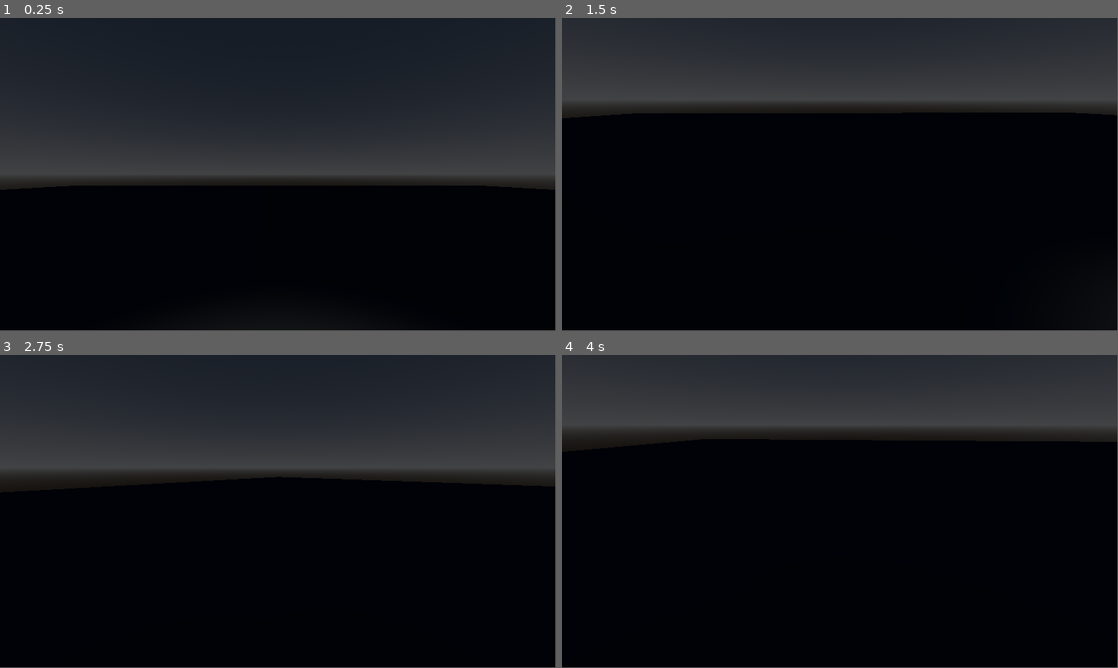
Above: before the commit, frames 1-4 (two rows, left to right).
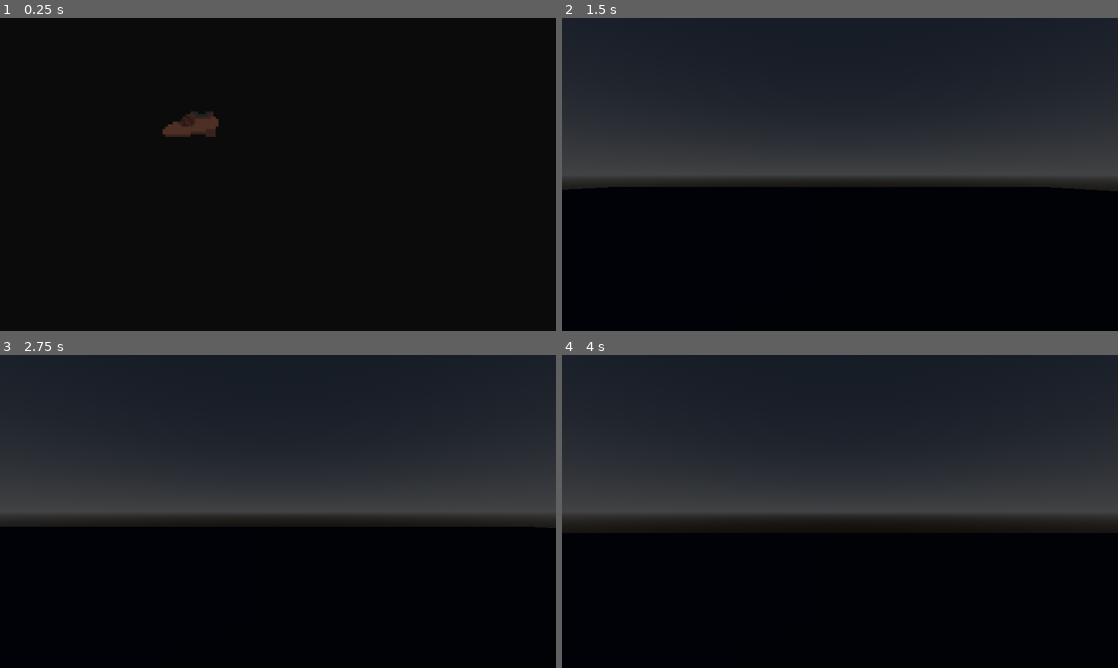
Above: after the commit, the same moments.

Repository: sammypanda/is-that-a-shoe
Game: Godot game, scene res://src/scenes/splash/splash.tscn
Two runs of this game, one before a commit and one after it. Both use one fixed random seed, a clock stepped at 60 frames per second and the inputs below. Before the commit the project starts from res://src/scenes/main/main.tscn.
Inputs (mouse positions are in pixels of both pictures, inside the frame that each line leads up to):
- Up to frame 1 (0.25 s): no input
- Up to frame 2 (1.5 s): move the mouse to (962, 158) at 0.52 s; hold D (move_right) 0.53-1.28 s; click (962, 158) at 0.67 s; move the mouse to (812, 174) at 1.27 s; hold W (move_forward) from 1.28 s (still down)
- Up to frame 3 (2.75 s): keep holding W (move_forward); tap Enter at 2 s; move the mouse to (289, 505) at 2.02 s
- Up to frame 4 (4 s): keep holding W (move_forward); tap Space at 2.75 s; move the mouse to (834, 514) at 2.77 s; tap Enter at 3.5 s; move the mouse to (878, 514) at 3.52 s
In our replay, the window is 799x449 before the commit and 800x450 after it. These sizes can differ from the game's own. Grey fills any space a smaller window leaves; there, only what the larger window draws over its background counts as a difference.

The runs differ from the first frame. In frame 1, 52% of the frame differs, in the area x 0-100%, y 0-54%; in frame 2, 31%; in frame 3, 16%; in frame 4, 37%.

Commit message:
added splash screen, icons and tweaked settings

Diff:
--- a/project.godot
+++ b/project.godot
@@ -11,9 +11,20 @@
 [application]
 
 config/name="Is that a shoe?!"
-run/main_scene="res://src/scenes/main/main.tscn"
+run/main_scene="res://src/scenes/splash/splash.tscn"
 config/features=PackedStringArray("4.0", "GL Compatibility")
-config/icon="res://icon.svg"
+boot_splash/show_image=false
+config/icon="res://icon.png"
+
+[display]
+
+window/size/mode=2
+window/stretch/mode="viewport"
+window/stretch/aspect="expand"
+
+[editor_plugins]
+
+enabled=PackedStringArray()
 
 [input]
 
@@ -47,3 +58,4 @@
 
 renderer/rendering_method="gl_compatibility"
 renderer/rendering_method.mobile="gl_compatibility"
+environment/defaults/default_clear_color=Color(0.0431373, 0.0431373, 0.0431373, 1)
--- /dev/null
+++ b/src/scenes/main/main.gd
@@ -0,0 +1 @@
+extends Node
--- a/src/scenes/main/main.tscn
+++ b/src/scenes/main/main.tscn
@@ -1,5 +1,6 @@
-[gd_scene load_steps=7 format=3 uid="uid://py1keqfdrmdc"]
+[gd_scene load_steps=8 format=3 uid="uid://py1keqfdrmdc"]
 
+[ext_resource type="Script" path="res://src/scenes/main/main.gd" id="1_124do"]
 [ext_resource type="PackedScene" uid="uid://yiy00cgrkt65" path="res://src/scenes/player/player.tscn" id="1_mbrpb"]
 
 [sub_resource type="ProceduralSkyMaterial" id="ProceduralSkyMaterial_edcxl"]
@@ -23,6 +24,7 @@
 size = Vector3(60, 2, 60)
 
 [node name="Main" type="Node"]
+script = ExtResource("1_124do")
 
 [node name="WorldEnvironment" type="WorldEnvironment" parent="."]
 environment = SubResource("Environment_5b3os")
--- a/src/scenes/player/player.gd
+++ b/src/scenes/player/player.gd
@@ -29,7 +29,7 @@
 			camera.rotate_x(-event.relative.y * look_sensitivity)
 			camera.rotation.x = clamp(camera.rotation.x, min_look_angle, max_look_angle)
 
-func _physics_process(delta):
+func _physics_process(_delta):
 	# --- Movement --- #
 	var direction = Vector3.ZERO
 
--- /dev/null
+++ b/src/scenes/splash/splash.tscn
@@ -0,0 +1,73 @@
+[gd_scene load_steps=5 format=3 uid="uid://c2bpafigqp2hw"]
+
+[ext_resource type="Texture2D" uid="uid://bshyhasbabcw5" path="res://src/textures/icons/shoe.png" id="2_wryrg"]
+
+[sub_resource type="GDScript" id="GDScript_3st0x"]
+script/source = "extends Node
+
+func _ready():
+	self.position = get_viewport().size/2
+
+func finish_splashing():
+	get_tree().change_scene_to_file(\"res://src/scenes/main/main.tscn\")
+
+func _on_animation_player_animation_finished(_anim_name):
+	finish_splashing()
+"
+
+[sub_resource type="Animation" id="Animation_e4br5"]
+resource_name = "shoe_anim"
+tracks/0/type = "bezier"
+tracks/0/imported = false
+tracks/0/enabled = true
+tracks/0/path = NodePath("Shoe:scale:x")
+tracks/0/interp = 1
+tracks/0/loop_wrap = true
+tracks/0/keys = {
+"handle_modes": PackedInt32Array(0, 0, 0),
+"points": PackedFloat32Array(0.05, -0.25, 0, 0.25, 0, 1, -0.25, 0, 0.25, 0, 0.05, -0.25, 0, 0.25, 0),
+"times": PackedFloat32Array(0, 0.5, 1)
+}
+tracks/1/type = "bezier"
+tracks/1/imported = false
+tracks/1/enabled = true
+tracks/1/path = NodePath("Shoe:scale:y")
+tracks/1/interp = 1
+tracks/1/loop_wrap = true
+tracks/1/keys = {
+"handle_modes": PackedInt32Array(0, 0, 0),
+"points": PackedFloat32Array(0.05, -0.25, 0, 0.25, 0, 1, -0.25, 0, 0.25, 0, 0.05, -0.25, 0, 0.25, 0),
+"times": PackedFloat32Array(0, 0.5, 1)
+}
+tracks/2/type = "bezier"
+tracks/2/imported = false
+tracks/2/enabled = true
+tracks/2/path = NodePath("Shoe:modulate:a")
+tracks/2/interp = 1
+tracks/2/loop_wrap = true
+tracks/2/keys = {
+"handle_modes": PackedInt32Array(0, 0, 0),
+"points": PackedFloat32Array(0, -0.25, 0, 0.25, 0, 1, -0.25, 0, 0.25, 0, 0, -0.25, 0, 0.25, 0),
+"times": PackedFloat32Array(0, 0.5, 1)
+}
+
+[sub_resource type="AnimationLibrary" id="AnimationLibrary_5jdcm"]
+_data = {
+"shoe_anim": SubResource("Animation_e4br5")
+}
+
+[node name="Splash" type="Node2D"]
+script = SubResource("GDScript_3st0x")
+
+[node name="Shoe" type="Sprite2D" parent="."]
+modulate = Color(1, 1, 1, 0)
+scale = Vector2(0.05, 0.05)
+texture = ExtResource("2_wryrg")
+
+[node name="AnimationPlayer" type="AnimationPlayer" parent="."]
+autoplay = "shoe_anim"
+libraries = {
+"": SubResource("AnimationLibrary_5jdcm")
+}
+
+[connection signal="animation_finished" from="AnimationPlayer" to="." method="_on_animation_player_animation_finished"]
Not shown, added: export_presets.cfg
Binary file added: icon.png
Not shown, added: icon.png.import
Binary file added: src/archives/icon-background-v1.aseprite
Binary file added: src/archives/icon-shoe-v1.aseprite
Binary file added: src/archives/icon-shoe-v1.png
Not shown, added: src/archives/icon-shoe-v1.png.import
Binary file added: src/archives/icon-shoe-v2.aseprite
Binary file added: src/archives/icon-shoe-v2.png
Not shown, added: src/archives/icon-shoe-v2.png.import
Binary file added: src/archives/icon-v1.aseprite
Binary file added: src/archives/icon-v1.png
(and 15 more such lines)
